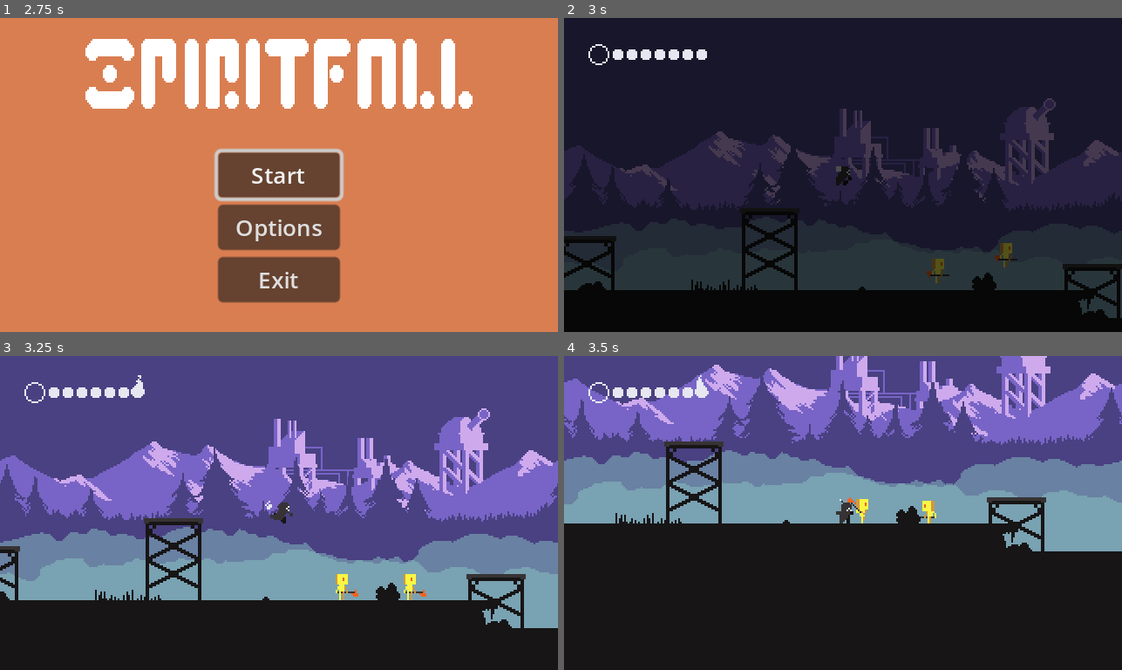
Above: before the commit, frames 1-4 (two rows, left to right).
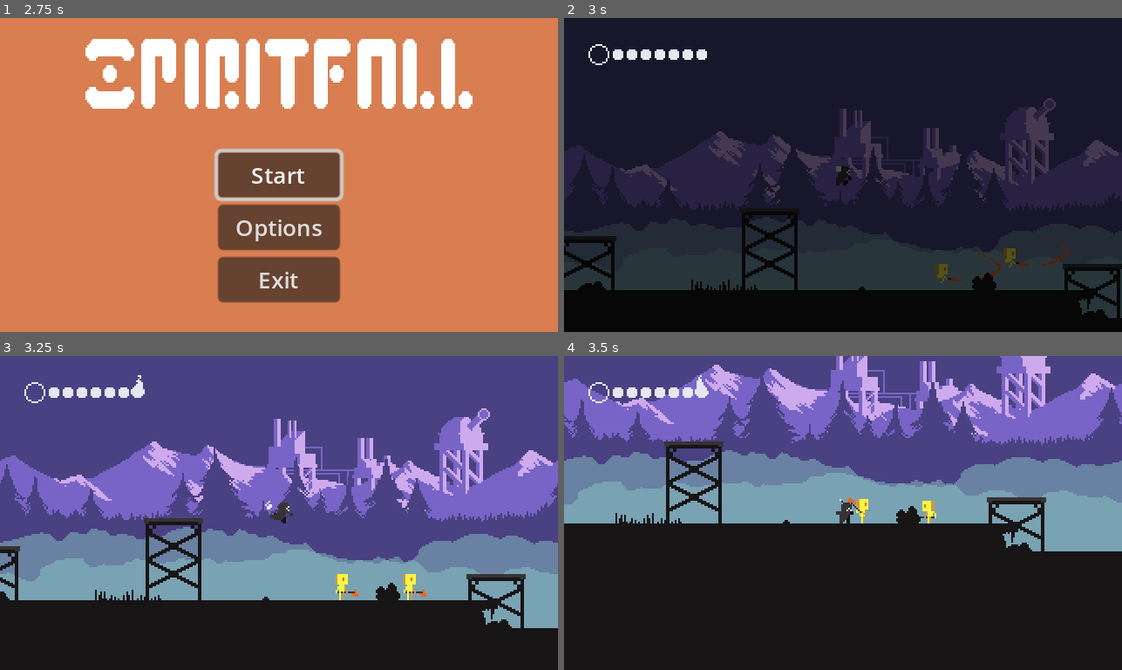
Above: after the commit, the same moments.

Repository: Gabrijel-Cobanov/SpiritFall
Game: Godot game, scene res://Scenes/Menus/MainMenu.tscn
Two runs of this game, one before a commit and one after it. Both use one fixed random seed, a clock stepped at 60 frames per second and the inputs below.
Inputs:
- Up to frame 1 (2.75 s): click "Start" at 0.5 s; click "Start" at 1.25 s; click "Options" at 2 s
- Up to frame 2 (3 s): tap Enter (ui_accept) at 2.75 s; hold D (right) from 2.78 s (still down); hold H (heal) from 2.78 s (still down)
- Up to frame 3 (3.25 s): keep holding D (right); keep holding H (heal); tap J (jump) at 3.02 s
- Up to frame 4 (3.5 s): keep holding D (right); keep holding H (heal)

Frame 1 is identical in both runs. In frame 2, 0.5% of the frame differs, in the area x 65-91%, y 70-85%; in frame 3, nothing differs; in frame 4, nothing differs.

Commit message:
Made the enemies actually attack the player

Diff:
--- a/Scenes/Enemies/LumberBot.tscn
+++ b/Scenes/Enemies/LumberBot.tscn
@@ -12,7 +12,7 @@
 
 [sub_resource type="CapsuleShape2D" id="CapsuleShape2D_4e42p"]
 radius = 7.0
-height = 20.0
+height = 34.0
 
 [sub_resource type="CapsuleShape2D" id="CapsuleShape2D_ourmp"]
 radius = 3.0
@@ -40,6 +40,23 @@
 "transitions": PackedFloat32Array(1, 1),
 "update": 0,
 "values": [30, 37]
+}
+tracks/1/type = "method"
+tracks/1/imported = false
+tracks/1/enabled = true
+tracks/1/path = NodePath("AttackComponent/side/CollisionSwitch")
+tracks/1/interp = 1
+tracks/1/loop_wrap = true
+tracks/1/keys = {
+"times": PackedFloat32Array(0.4, 0.6),
+"transitions": PackedFloat32Array(1, 1),
+"values": [{
+"args": [],
+"method": &"Turn_On"
+}, {
+"args": [],
+"method": &"Turn_Off"
+}]
 }
 
 [sub_resource type="Animation" id="Animation_j8y80"]
@@ -133,6 +150,20 @@
 "update": 1,
 "values": [false]
 }
+tracks/1/type = "method"
+tracks/1/imported = false
+tracks/1/enabled = true
+tracks/1/path = NodePath("../AttackComponent/contact/CollisionSwitch")
+tracks/1/interp = 1
+tracks/1/loop_wrap = true
+tracks/1/keys = {
+"times": PackedFloat32Array(0),
+"transitions": PackedFloat32Array(1),
+"values": [{
+"args": [],
+"method": &"Turn_Off"
+}]
+}
 
 [sub_resource type="Animation" id="Animation_bpp62"]
 resource_name = "hitflash"
@@ -189,7 +220,7 @@
 monitorable = false
 
 [node name="CollisionSwitch" type="CollisionShape2D" parent="AttackComponent/side"]
-position = Vector2(29, -3)
+position = Vector2(19, -3)
 rotation = 1.5708
 shape = SubResource("CapsuleShape2D_4e42p")
 disabled = true
@@ -264,7 +295,7 @@
 texture = ExtResource("1_kalv3")
 hframes = 10
 vframes = 5
-frame = 30
+frame = 35
 
 [node name="HitflashAnimationPlayer" type="AnimationPlayer" parent="Visuals"]
 libraries = {
--- a/Scripts/Player/States/PlayerHurt.gd
+++ b/Scripts/Player/States/PlayerHurt.gd
@@ -8,7 +8,6 @@
 	ctx.i_frames_animator.play("i_frames")
 	anim_duration = 0.3
 	ctx.health.can_take_damage = false
-	print(ctx.health.can_take_damage)
 
 func Update(ctx: PlayerStateMachine, delta:float):
 	if anim_duration <= 0.15:
Binary file removed: Scenes/Enemies/Miner Bot.png
Not shown, removed: Scenes/Enemies/Miner Bot.png.import
Not shown, changed: Sprites/Enemies/Miner Bot.png.import
Not shown, changed: export_presets.cfg
